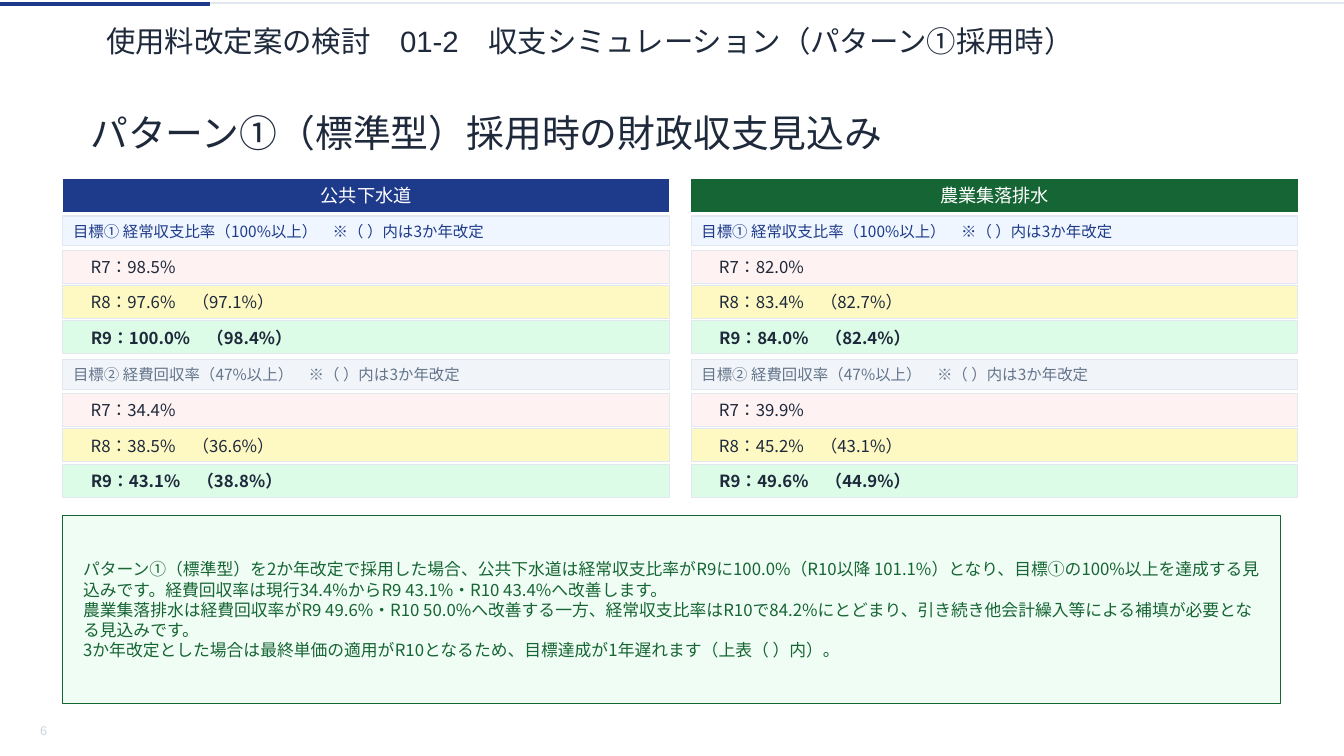
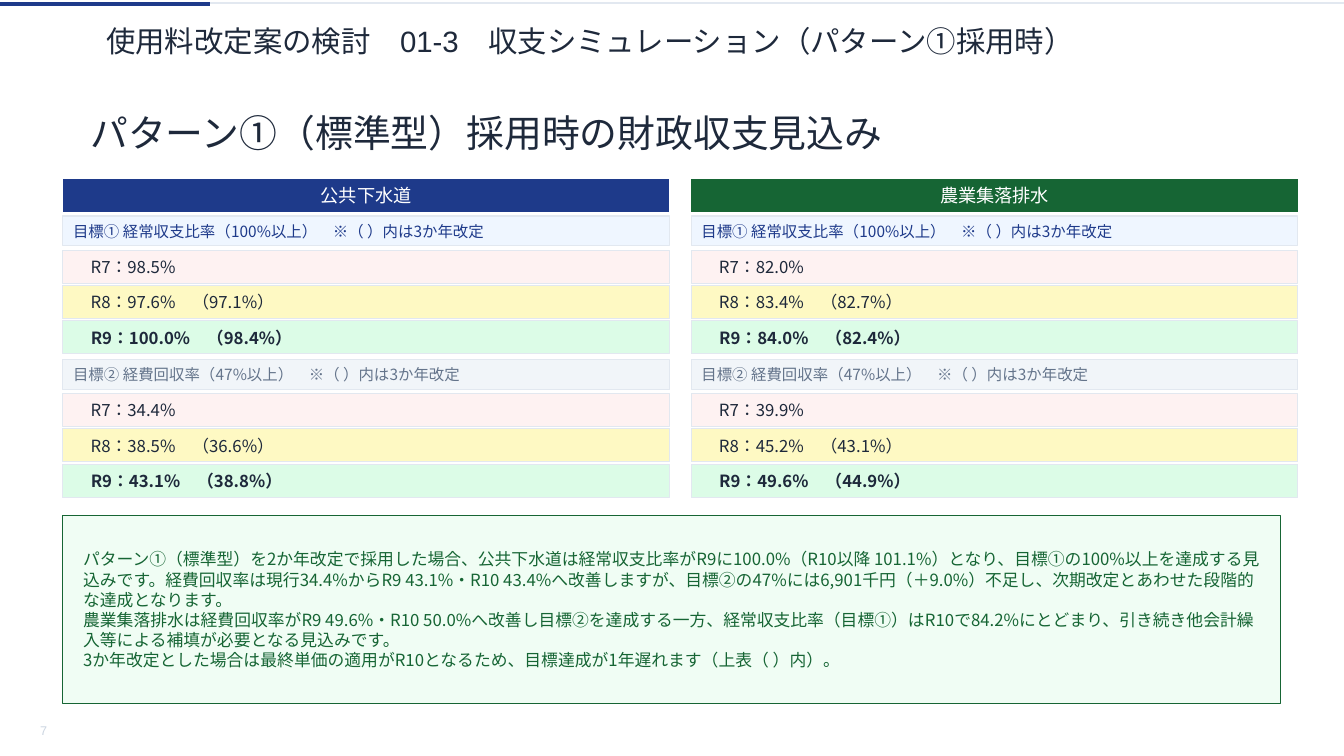
Before and after one commit to ryowakayama-gif/repository, a slide deck: slide 7 of rokko_sewage_council/output/六戸町_第2回審議会資料.pptx (slide 6 before the commit). Drawn at 1344x756 pixels with LibreOffice and Linux fonts; fonts in the diff are those of the drawing. Boxes give left, top, right and bottom in pixels: in the first picture for what was removed or moved away, otherwise in the second. Text is boxed around its words. In the diff, an @@ line names an element or a change of style, - is before the commit and + after.

```diff
--- a/rokko_sewage_council/output/六戸町_第2回審議会資料.pptx
+++ b/rokko_sewage_council/output/六戸町_第2回審議会資料.pptx
@@ text in freeform shape at (x1=106, y1=27, x2=1073, y2=55): text changed @@
-使用料改定案の検討 01-2 収支シミュレーション（パターン①採用時）
+使用料改定案の検討 01-3 収支シミュレーション（パターン①採用時）
@@ text in freeform shape at (x1=83, y1=551, x2=1259, y2=648): text changed @@
-パターン①（標準型）を2か年改定で採用した場合、公共下水道は経常収支比率がR9に100.0%（R10以降 101.1%）となり、目標①の100%以上を達成する見込みです。経費回収率は現行34.4%からR9 43.1%・R10 43.4%へ改善します。
-農業集落排水は経費回収率がR9 49.6%・R10 50.0%へ改善する一方、経常収支比率はR10で84.2%にとどまり、引き続き他会計繰入等による補填が必要となる見込みです。
+パターン①（標準型）を2か年改定で採用した場合、公共下水道は経常収支比率がR9に100.0%（R10以降 101.1%）となり、目標①の100%以上を達成する見込みです。経費回収率は現行34.4%からR9 43.1%・R10 43.4%へ改善しますが、目標②の47%には6,901千円（＋9.0%）不足し、次期改定とあわせた段階的な達成となります。
+農業集落排水は経費回収率がR9 49.6%・R10 50.0%へ改善し目標②を達成する一方、経常収支比率（目標①）はR10で84.2%にとどまり、引き続き他会計繰入等による補填が必要となる見込みです。
@@ text in freeform shape at (x1=40, y1=727, x2=47, y2=732): text changed @@
-6
+7
```
Also in this commit, not shown: 32 other slides changed, 2 slides added, 7 other files.
